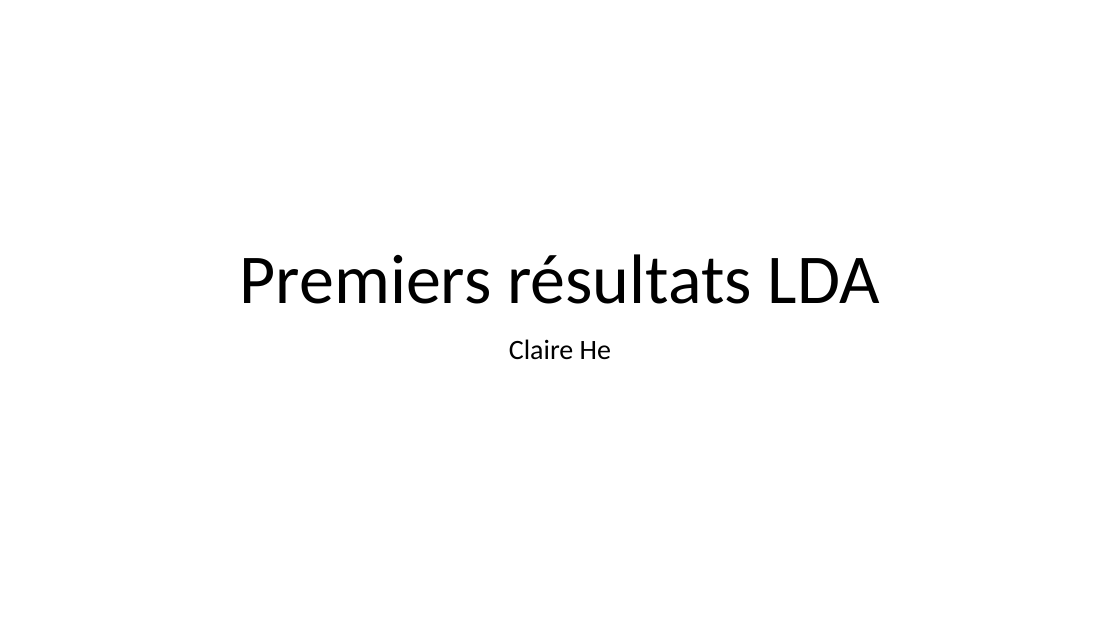
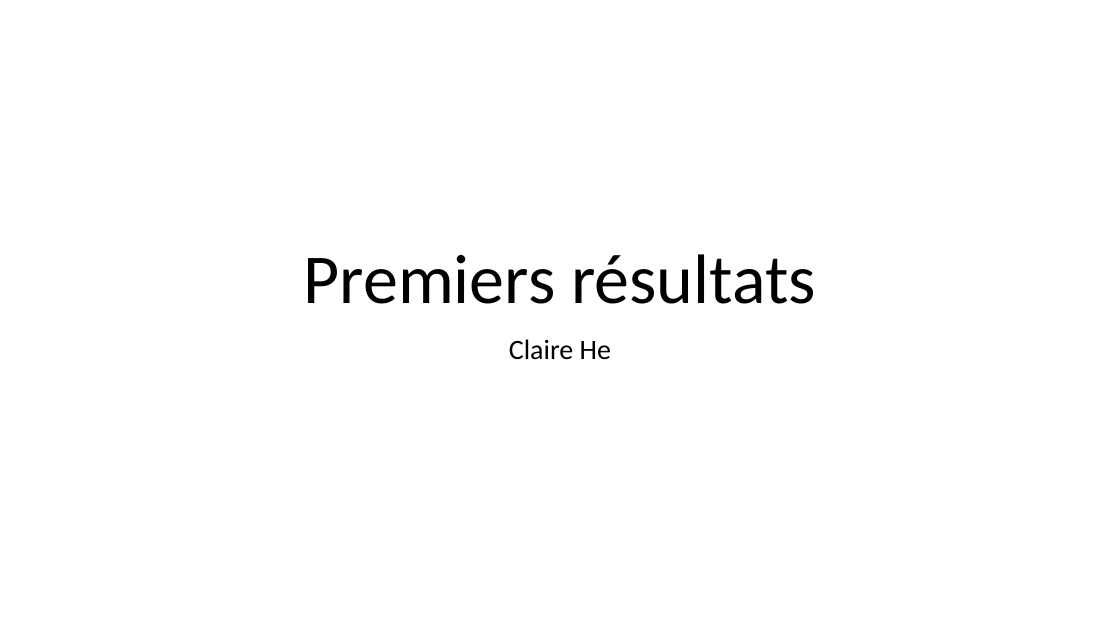
Before and after one commit to erialc-cal/NLP-FOMC, a slide deck: slide 1 of Pour_reu/reu1.pptx. Drawn at 1120x630 pixels with LibreOffice and Linux fonts; fonts in the diff are those of the drawing. Boxes give left, top, right and bottom in pixels: in the first picture for what was removed or moved away, otherwise in the second. Text is boxed around its words. In the diff, an @@ line names an element or a change of style, - is before the commit and + after.

```diff
--- a/Pour_reu/reu1.pptx
+++ b/Pour_reu/reu1.pptx
@@ title at (304,254,816,304): text changed @@
-Premiers résultats LDA
+Premiers résultats
```
Also in this commit, not shown: 6 slides added, 5 slides removed, 1 other file.
